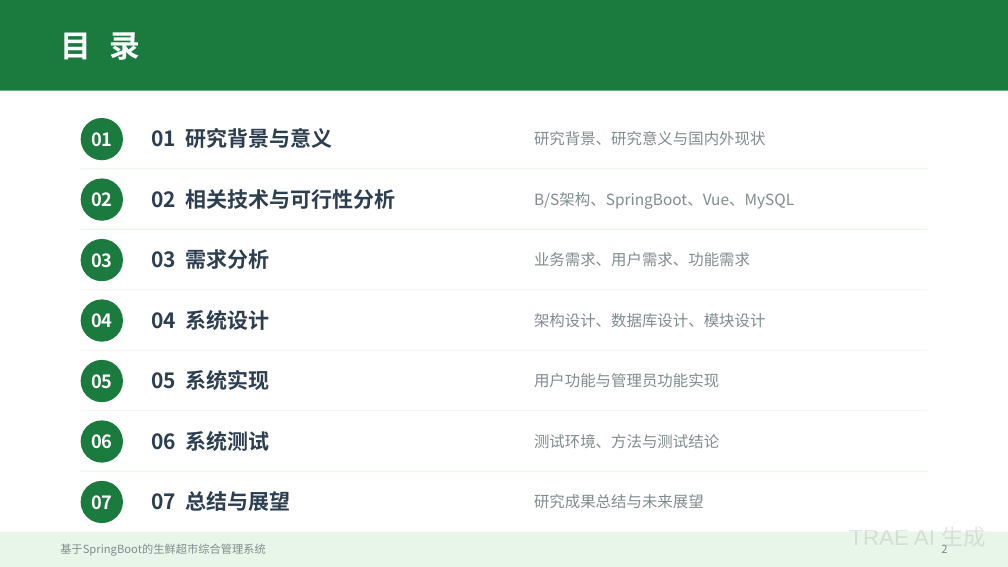
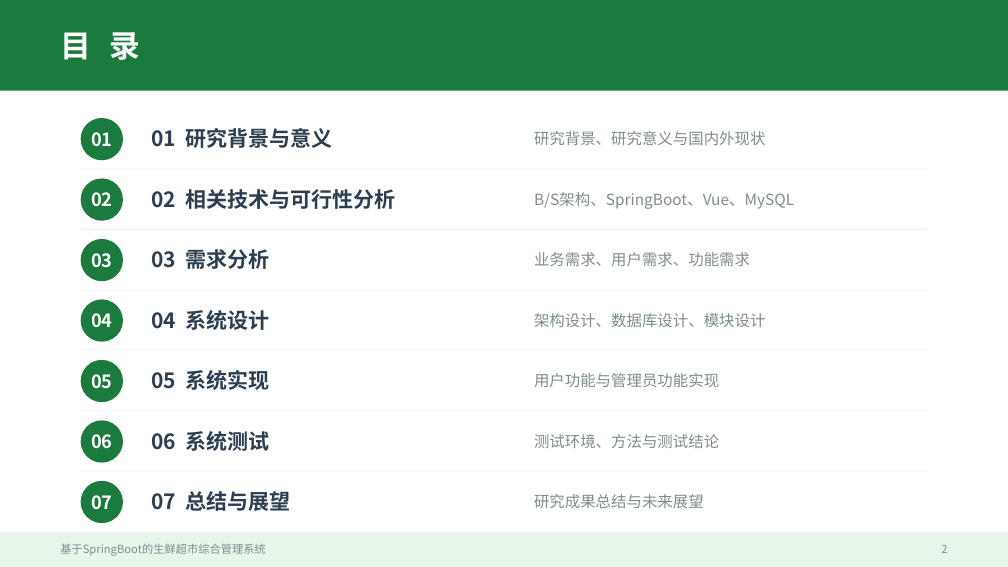
Before and after one commit to lvolk555/Trea--warehouse-, a slide deck: slide 2 of 生鲜超市综合管理系统_毕业答辩PPT.pptx. Drawn at 1008x567 pixels with LibreOffice and Linux fonts; fonts in the diff are those of the drawing. Boxes give left, top, right and bottom in pixels: in the first picture for what was removed or moved away, otherwise in the second. Text is boxed around its words. In the diff, an @@ line names an element or a change of style, - is before the commit and + after.

```diff
--- a/生鲜超市综合管理系统_毕业答辩PPT.pptx
+++ b/生鲜超市综合管理系统_毕业答辩PPT.pptx
@@ text removed at [849, 525, 986, 551] @@
-TRAE AI 生成
```
Also in this commit, not shown: 23 other slides changed.
